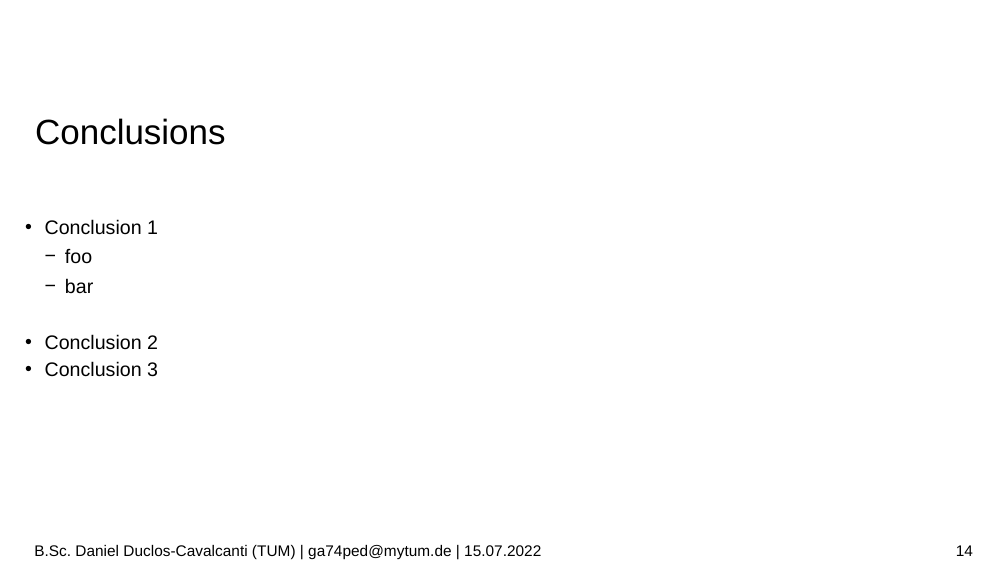
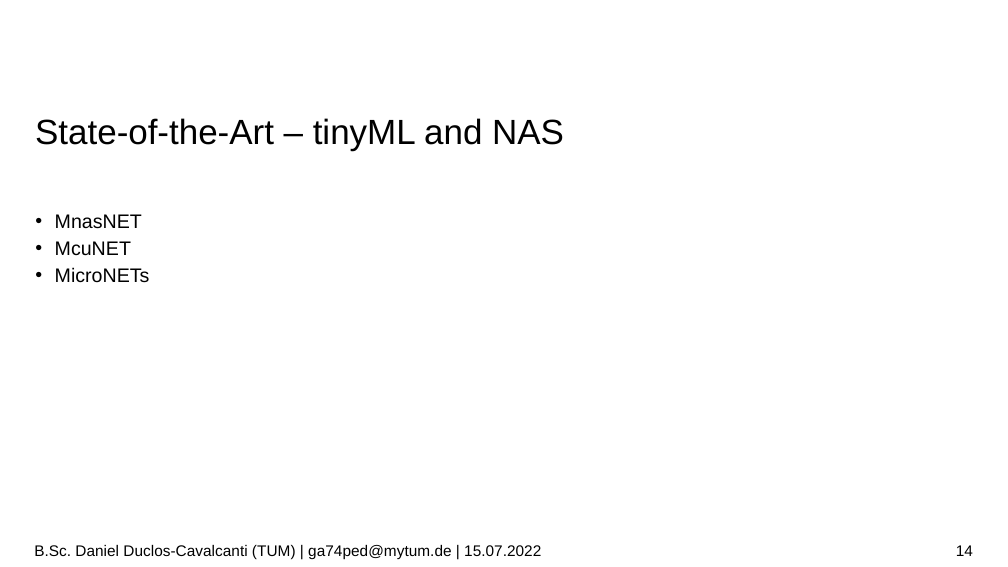
Before and after one commit to duclos-cavalcanti/tum-msei-seminar, a slide deck: slide 14 of pres.odp. Drawn at 1008x567 pixels with LibreOffice and Linux fonts; fonts in the diff are those of the drawing; background and template pictures are left out. Boxes give left, top, right and bottom in pixels: in the first picture for what was removed or moved away, otherwise in the second. Text is boxed around its words. In the diff, an @@ line names an element or a change of style, - is before the commit and + after.

```diff
--- a/pres.odp
+++ b/pres.odp
@@ title at [35, 118, 564, 151]: text changed @@
-Conclusions
+State-of-the-Art – tinyML and NAS
@@ text at [55, 214, 150, 283]: text changed @@
-  • Conclusion 1
-    − foo
-    − bar
-  • Conclusion 2
-  • Conclusion 3
+  • MnasNET
+  • McuNET
+  • MicroNETs
```
Also in this commit, not shown: 2 other slides changed, 4 slides added, 4 slides removed, 4 other files.
